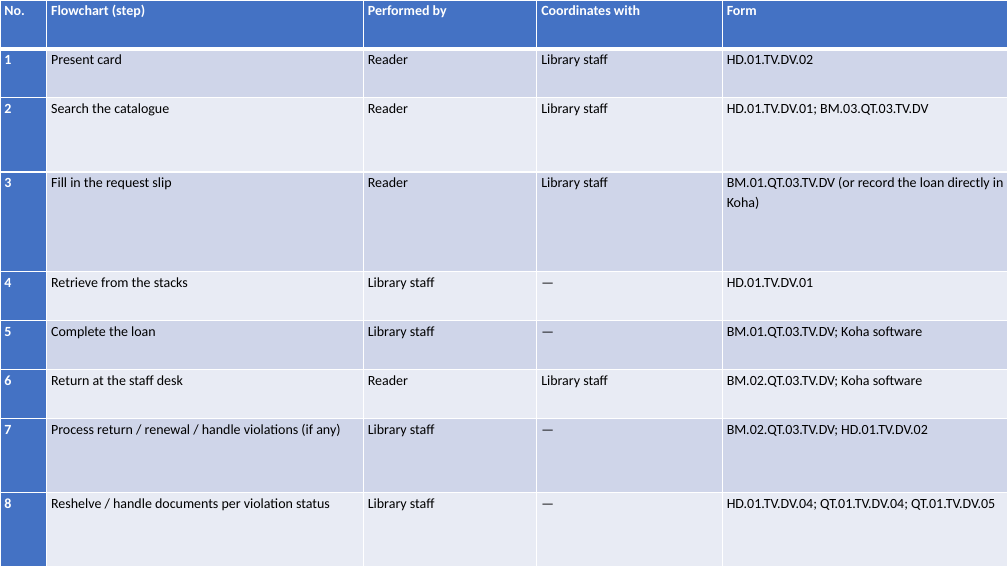
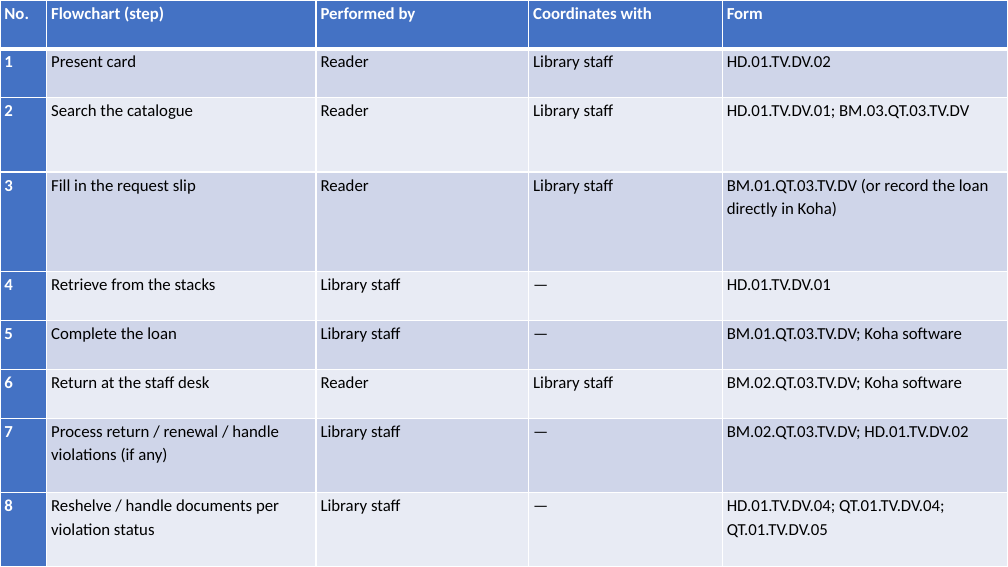
Before and after one commit to tuyenpham2409/library-management, a slide deck: slide 4 of FinalPresentation_LibraryManagement.pptx. Drawn at 1008x567 pixels with LibreOffice and Linux fonts; fonts in the diff are those of the drawing. Boxes give left, top, right and bottom in pixels: in the first picture for what was removed or moved away, otherwise in the second. Text is boxed around its words. In the diff, an @@ line names an element or a change of style, - is before the commit and + after.

```diff
--- a/FinalPresentation_LibraryManagement.pptx
+++ b/FinalPresentation_LibraryManagement.pptx
@@ table at bbox=[0, 0, 1007, 566] @@
@@ size 10 to 12 pt @@
```
Also in this commit, not shown: 11 other slides changed, 2 other files.
